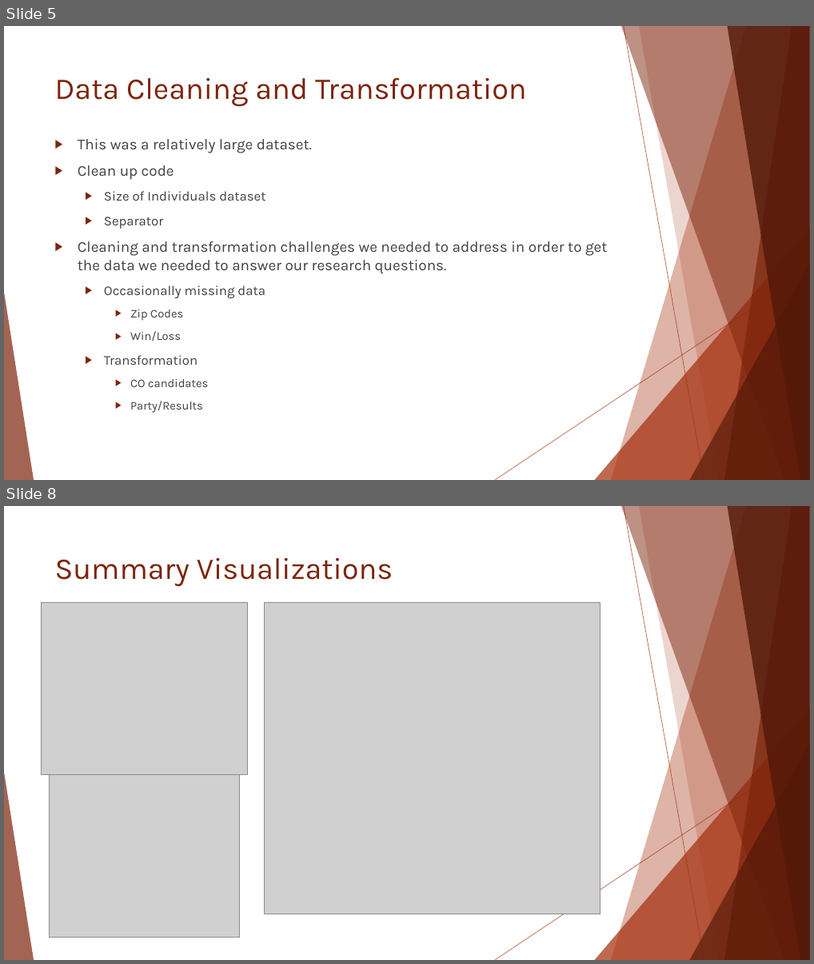
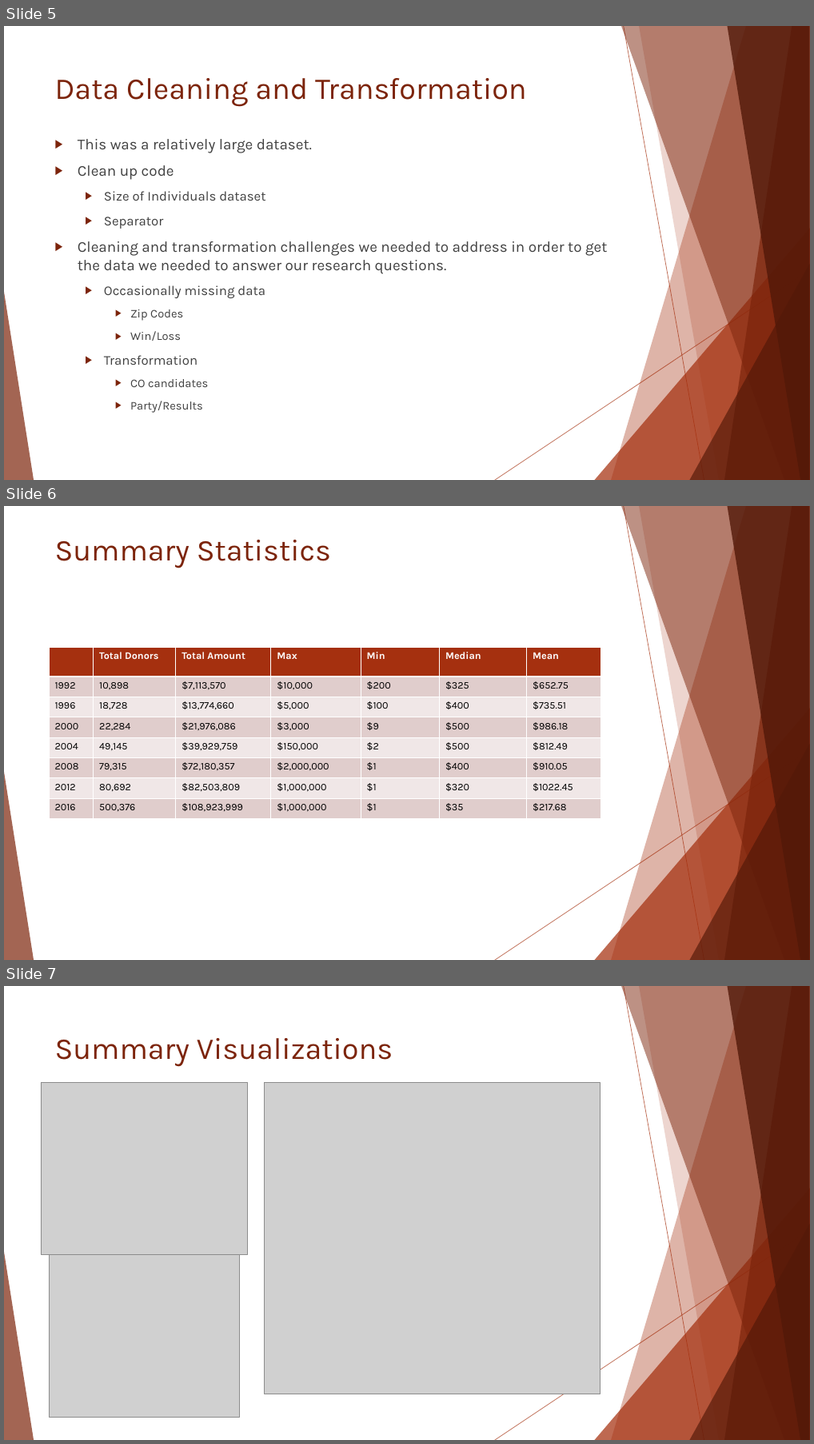
Before and after one commit to dslachar/analysis_of_crp_data, a slide deck: project_presention.pptx. Shown one above the other, each under a label of ours: slides 5 and 8 before the commit, slides 5, 6 and 7 after it; the slides between them are not shown. The pictures are 814x964 and 814x1444 pixels, drawn with LibreOffice and Linux fonts; fonts in the diff are those of the drawing; grey boxes stand for pictures. Boxes give left, top, right and bottom in pixels: in the first picture for what was removed or moved away, otherwise in the second. Text is boxed around its words. In the diff, an @@ line names an element or a change of style, - is before the commit and + after.

```diff
--- a/project_presention.pptx
+++ b/project_presention.pptx
@@ slide 6 added at (x1=4, y1=506, x2=810, y2=960), background #FFFFFF; not listed: 10 template elements that a slide beside it also shows @@
@@ title added at (x1=55, y1=540, x2=331, y2=568), 36 pt, text #7C240B @@
+Summary Statistics
@@ table added at (x1=49, y1=647, x2=601, y2=818), 8 rows, 7 columns @@
+ | Total Donors | Total Amount | Max | Min | Median | Mean
+1992 | 10,898 | $7,113,570 | $10,000 | $200 | $325 | $652.75
+1996 | 18,728 | $13,774,660 | $5,000 | $100 | $400 | $735.51
+2000 | 22,284 | $21,976,086 | $3,000 | $9 | $500 | $986.18
+2004 | 49,145 | $39,929,759 | $150,000 | $2 | $500 | $812.49
+2008 | 79,315 | $72,180,357 | $2,000,000 | $1 | $400 | $910.05
+2012 | 80,692 | $82,503,809 | $1,000,000 | $1 | $320 | $1022.45
+2016 | 500,376 | $108,923,999 | $1,000,000 | $1 | $35 | $217.68
@@ what was slide 8 is now slide 7 @@
```
Also in this commit, not shown: 3 slides changed, 2 slides removed.
